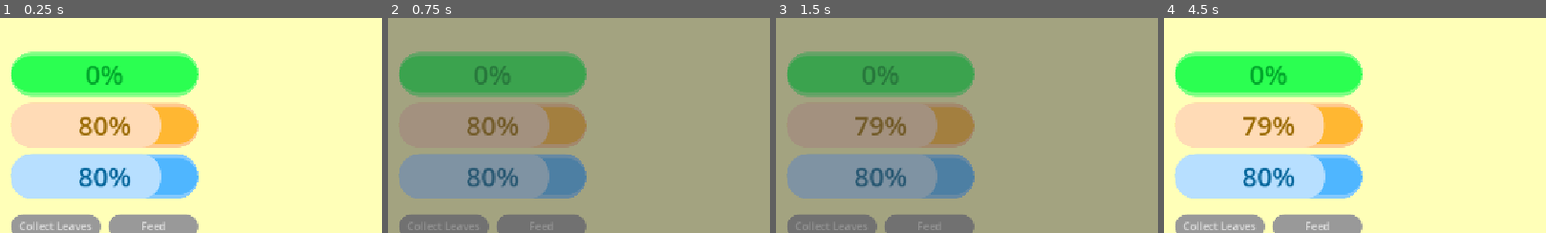
Above: before the commit, frames 1-4 (left to right).
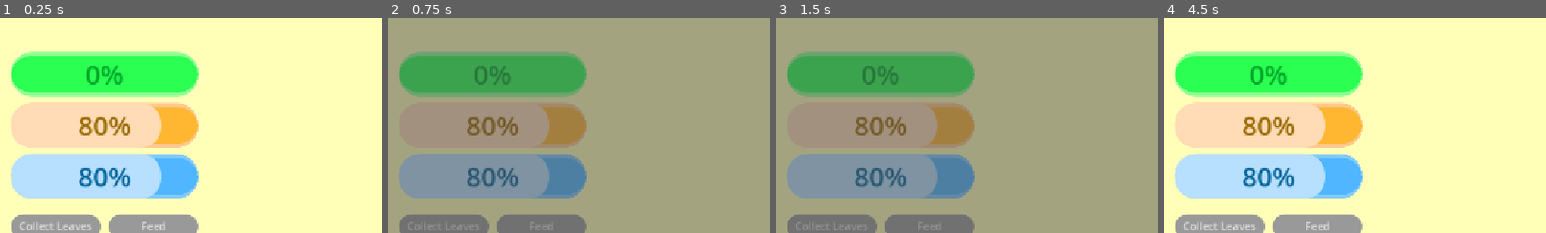
Above: after the commit, the same moments.

Repository: A-coder152/autumn-spirit
Game: Godot game, scene res://scenes/main.tscn
Two runs of this game, one before a commit and one after it. Both use one fixed random seed, a clock stepped at 60 frames per second and the inputs below. The engine's default icon, where the game draws it, is replaced by a stand-in: a white triangle on a blue panel in a dark square.
Inputs:
- Up to frame 1 (0.25 s): no input
- Up to frame 2 (0.75 s): click "Go to Shop" at 0.5 s
- Up to frame 3 (1.5 s): click "Buy sigma" at 1.25 s
- Up to frame 4 (4.5 s): click "Go to Shop" at 2 s; click "Collect Leaves" at 2.75 s; click "Feed" at 3.5 s; click "Leave Shop" at 4.25 s
The pictures show only the part of the screen within x 50-100%, y 17-67%; the shares and areas given below are measured in that part.

The runs differ from the first frame. In frame 3, 0.3% of the frame differs, in the area x 20-28%, y 45-55%; in frame 4, 0.4%, in the area x 20-43%, y 41-59%.
Error after the commit: Invalid operands 'float' and 'Nil' in operator '-'. (res://scripts/GameManager.gd:103)

Commit message:
the afk stuff is afk now hooray

Diff:
--- a/scenes/main.tscn
+++ b/scenes/main.tscn
@@ -15,7 +15,7 @@
 bg_color = Color(0.168067, 1, 0.317253, 1)
 border_width_top = 6
 border_width_bottom = 6
-border_color = Color(0.470588, 1, 0.505882, 1)
+border_color = Color(0.546913, 1, 0.568488, 1)
 corner_radius_top_left = 30
 corner_radius_top_right = 30
 corner_radius_bottom_right = 30
@@ -255,16 +255,12 @@
 layout_mode = 2
 text = "Leave Shop"
 
-[node name="Drain" type="Timer" parent="."]
-autostart = true
-
-[node name="Generate" type="Timer" parent="."]
+[node name="Update" type="Timer" parent="."]
 autostart = true
 
 [node name="Autosave" type="Timer" parent="."]
 wait_time = 15.0
 autostart = true
 
-[connection signal="timeout" from="Drain" to="UI" method="_on_drain_timeout"]
-[connection signal="timeout" from="Generate" to="UI" method="_on_generate_timeout"]
+[connection signal="timeout" from="Update" to="UI" method="_on_generate_timeout"]
 [connection signal="timeout" from="Autosave" to="UI" method="_on_autosave_timeout"]
--- a/scripts/GameManager.gd
+++ b/scripts/GameManager.gd
@@ -8,19 +8,25 @@
 var leaves = 0
 var uncollected_leaves = 0
 var max_uncollected_leaves = 300
+var max_leaves_per_minute = 10.0
+var leaf_collection_progress = 0.0
 
 var happiness = 80.0
 var max_happiness = 100.0
+var away_drain_per_minute = 100. / 480.
+var happiness_rest_per_minute = 0.1
 
 var rest = 80.0
 var max_rest = 100
-
-var drain_per_minute = 2.0
-var max_leaves_per_minute = 10.0
-var leaf_collection_progress = 0.0
+var rest_outside_drain_per_minute = 100. / 480.
+var rest_shed_gain_per_minute = 100. / 360.
+var rest_nothappy_drain_per_minute = 100. / 480.
 
 var upgrade_unlocks = [false]
 var upgrade_costs = [50]
+
+var last_update
+var loneliness_time = 480
 
 func _ready() -> void:
 	_load_or_init()
@@ -35,8 +41,9 @@
 	uncollected_leaves = (data.get("uncollected_leaves", 0))
 	happiness = (data.get("happiness", 80.0))
 	upgrade_unlocks = (data.get("upgrade_unlocks", [false]))
-	drain_per_minute = (data.get("drain_per_minute", 2.0))
+	away_drain_per_minute = (data.get("away_drain_per_minute", 2.0))
 	max_leaves_per_minute = (data.get("max_leaves_per_minute", 10.0))
+	last_update = data.get("last_update", Time.get_unix_time_from_system())
 	_notify_status("Welcome back")
 
 func _save() -> void:
@@ -45,25 +52,11 @@
 		"uncollected_leaves": uncollected_leaves,
 		"happiness": happiness,
 		"upgrade_unlocks": upgrade_unlocks,
-		"drain_per_minute": drain_per_minute,
-		"max_leaves_per_minute": max_leaves_per_minute
+		"away_drain_per_minute": away_drain_per_minute,
+		"max_leaves_per_minute": max_leaves_per_minute,
+		"last_update": last_update
 	}
 	Save.save_game(data)
-
-func drain_timeout() -> void:
-	var drain_per_sec = (drain_per_minute / 60.0)
-	if upgrade_unlocks[0]:
-		drain_per_sec *= 0.9
-	happiness = max(0.0, happiness - drain_per_sec)
-	emit_signal("stats_changed", leaves, uncollected_leaves, happiness, rest)
-
-func generate_timeout() -> void:
-	var gen_per_sec = (max_leaves_per_minute / 60.0) * (happiness / max_happiness)
-	leaf_collection_progress += gen_per_sec
-	if leaf_collection_progress > 1:
-		uncollected_leaves += leaf_collection_progress / 1
-		leaf_collection_progress -= leaf_collection_progress / 1
-		emit_signal("stats_changed", leaves, uncollected_leaves, happiness, rest)
 
 func autosave_timeout() -> void:
 	_save()
@@ -94,6 +87,7 @@
 		return
 	leaves -= cost
 	upgrade_unlocks[num] = true
+	if num == 0: away_drain_per_minute *= 0.9
 	emit_signal("stats_changed", leaves, uncollected_leaves, happiness, rest)
 	_notify_status("Bought upgrade")
 
@@ -103,3 +97,33 @@
 
 func _notify_status(msg) -> void:
 	status_message.emit(msg)
+
+func update_stuff() -> void:
+	var now = Time.get_unix_time_from_system()
+	var delta_mins = (now - last_update) / 60.
+	var normal_mins = min(delta_mins, loneliness_time)
+	var mins_over_loneliness = min(delta_mins - loneliness_time, loneliness_time)
+	var you_r_dead = delta_mins - loneliness_time * 2
+	if environment == "outside":
+		leaf_collection_progress += max_leaves_per_minute * normal_mins * (happiness / max_happiness)
+		if leaf_collection_progress > 1:
+			uncollected_leaves += leaf_collection_progress / 1
+			leaf_collection_progress -= leaf_collection_progress / 1
+		rest = max(0, rest - rest_outside_drain_per_minute * normal_mins)
+		if mins_over_loneliness > 0:
+			var old_happiness = happiness
+			happiness = max(0, happiness - away_drain_per_minute * mins_over_loneliness)
+			leaf_collection_progress += max_leaves_per_minute * normal_mins * ((happiness + old_happiness) / 2. / max_happiness)
+			if leaf_collection_progress > 1:
+				uncollected_leaves += leaf_collection_progress / 1
+				leaf_collection_progress -= leaf_collection_progress / 1
+	else:
+		happiness = min(happiness + happiness_rest_per_minute * normal_mins, 100)
+		rest = min(100, rest + rest_shed_gain_per_minute * normal_mins)
+		if mins_over_loneliness > 0:
+			happiness = max(0, happiness - away_drain_per_minute * mins_over_loneliness)
+		if you_r_dead > 0:
+			rest = max(0, rest - you_r_dead * rest_nothappy_drain_per_minute)
+
+	emit_signal("stats_changed", leaves, uncollected_leaves, happiness, rest)
+	last_update = now
--- a/scripts/ui.gd
+++ b/scripts/ui.gd
@@ -50,7 +50,4 @@
 	GameManager.autosave_timeout()
 
 func _on_generate_timeout() -> void:
-	GameManager.generate_timeout()
-
-func _on_drain_timeout() -> void:
-	GameManager.drain_timeout()
+	GameManager.update_stuff()
